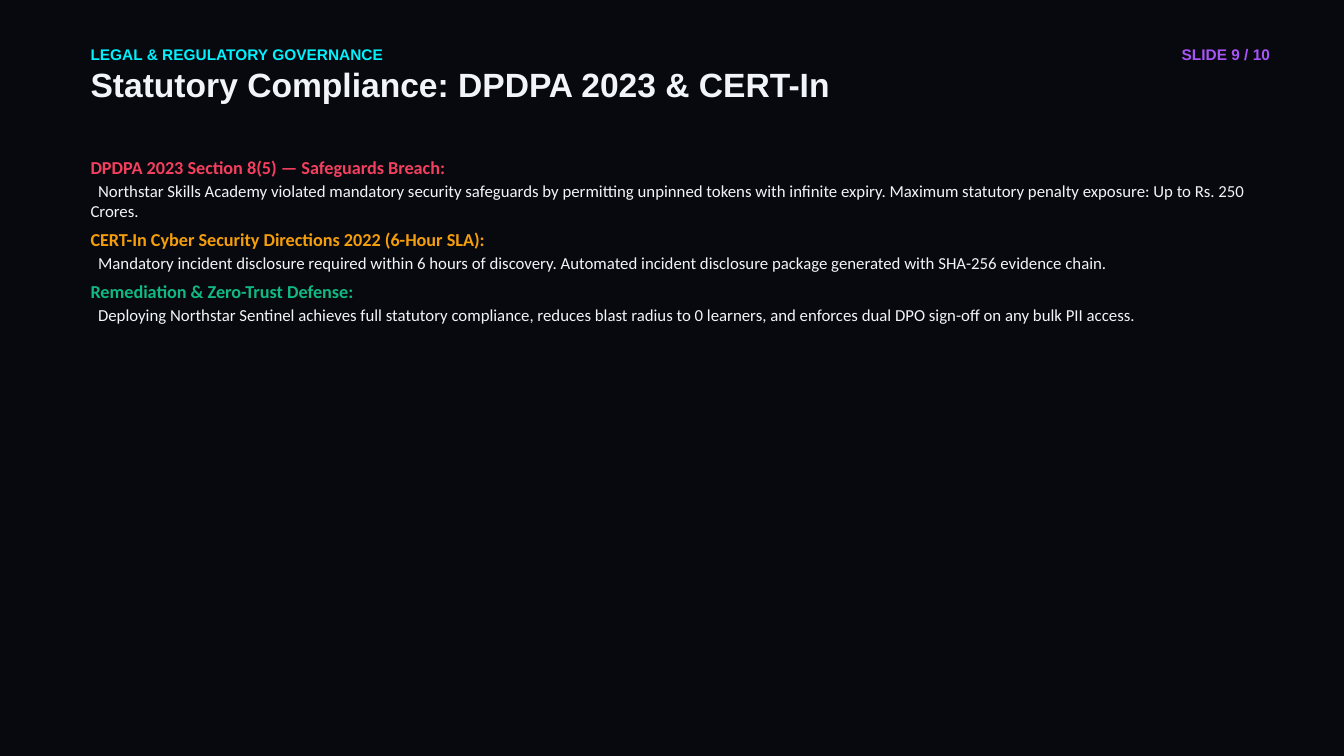
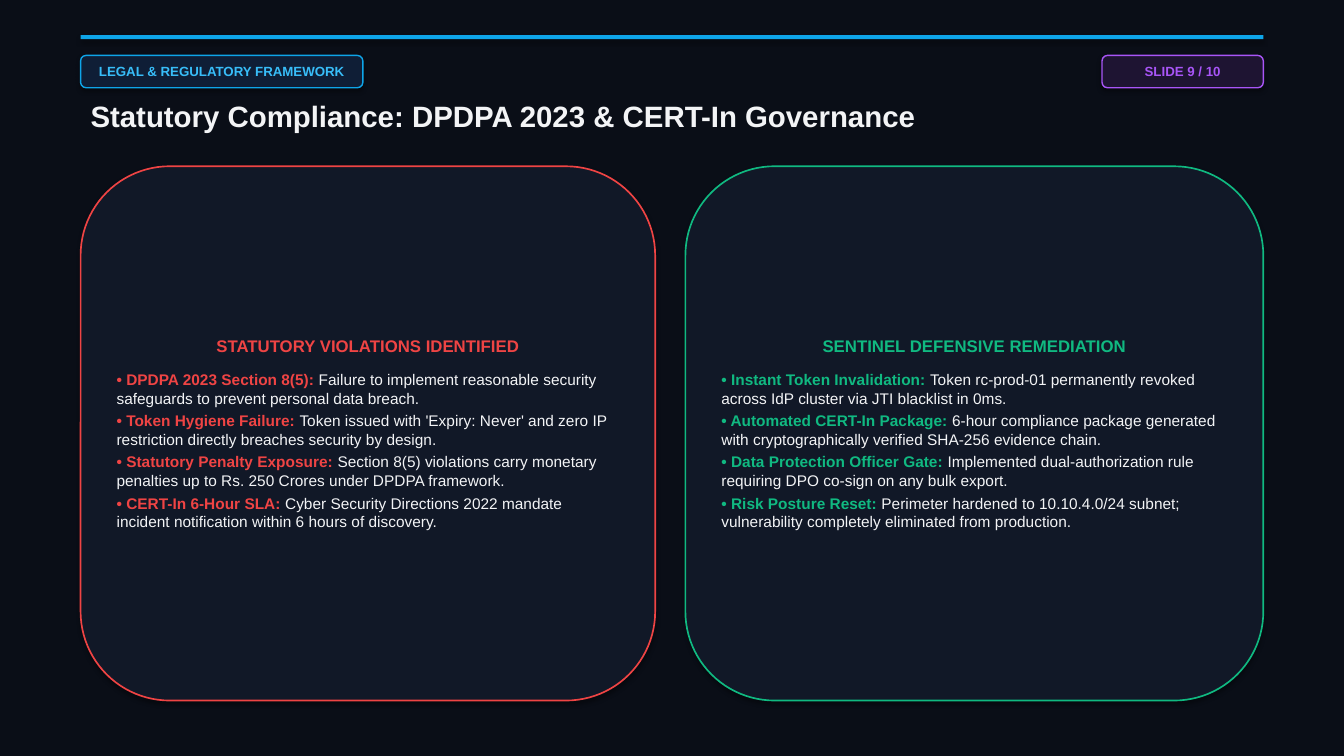
Before and after one commit to Heman-123/Northstar-Sentinel, a slide deck: slide 9 of CRIMEATHON_26_PRESENTATION_DECK.pptx. Drawn at 1344x756 pixels with LibreOffice and Linux fonts; fonts in the diff are those of the drawing. Boxes give left, top, right and bottom in pixels: in the first picture for what was removed or moved away, otherwise in the second. Text is boxed around its words. In the diff, an @@ line names an element or a change of style, - is before the commit and + after.

Commit message:
refactor: executive designer-grade 10-slide PPTX with cards, tables, and visual layout

```diff
--- a/CRIMEATHON_26_PRESENTATION_DECK.pptx
+++ b/CRIMEATHON_26_PRESENTATION_DECK.pptx
@@ background #07090E to #0A0E17 @@
@@ rectangle added at [81, 35, 1263, 39], fill #0EA5E9 @@
@@ rounded rectangle added at [81, 55, 363, 88], fill #0F1E36, outline #0EA5E9 1 pt, 9.5 pt, text #38BDF8, bold @@
+LEGAL & REGULATORY FRAMEWORK
@@ rounded rectangle "SLIDE 9 / 10": place and size @@
-rounded rectangle "SLIDE 9 / 10" at [1182, 49, 1270, 60]
+rounded rectangle "SLIDE 9 / 10" at [1102, 55, 1263, 88]
@@ rounded rectangle "SLIDE 9 / 10" at [1102, 55, 1263, 88]: size 11 to 9.5 pt; alignment right to centre; vertical alignment top to middle; fill none to #1E1432; outline none to #A855F7 1 pt; shadow on @@
@@ text at [91, 105, 915, 132]: text changed; size 24 to 21 pt; text colour #F1F5F9 to #F3F4F6 @@
-LEGAL & REGULATORY GOVERNANCE
-Statutory Compliance: DPDPA 2023 & CERT-In
+Statutory Compliance: DPDPA 2023 & CERT-In Governance
@@ rounded rectangle added at [81, 166, 655, 701], fill #111827, outline #EF4444 1.2 pt, 11 pt, text #F3F4F6 @@
+STATUTORY VIOLATIONS IDENTIFIED
+• DPDPA 2023 Section 8(5): Failure to implement reasonable security safeguards to prevent personal data breach.
+• Token Hygiene Failure: Token issued with 'Expiry: Never' and zero IP restriction directly breaches security by design.
+• Statutory Penalty Exposure: Section 8(5) violations carry monetary penalties up to Rs. 250 Crores under DPDPA framework.
+• CERT-In 6-Hour SLA: Cyber Security Directions 2022 mandate incident notification within 6 hours of discovery.
@@ text removed at [91, 160, 1244, 324] @@
-DPDPA 2023 Section 8(5) — Safeguards Breach:
-Northstar Skills Academy violated mandatory security safeguards by permitting unpinned tokens with infinite expiry. Maximum statutory penalty exposure: Up to Rs. 250 Crores.
-CERT-In Cyber Security Directions 2022 (6-Hour SLA):
-Mandatory incident disclosure required within 6 hours of discovery. Automated incident disclosure package generated with SHA-256 evidence chain.
-Remediation & Zero-Trust Defense:
-Deploying Northstar Sentinel achieves full statutory compliance, reduces blast radius to 0 learners, and enforces dual DPO sign-off on any bulk PII access.
@@ rounded rectangle added at [686, 166, 1263, 701], fill #111827, outline #10B981 1.2 pt, 11 pt, text #F3F4F6 @@
+SENTINEL DEFENSIVE REMEDIATION
+• Instant Token Invalidation: Token rc-prod-01 permanently revoked across IdP cluster via JTI blacklist in 0ms.
+• Automated CERT-In Package: 6-hour compliance package generated with cryptographically verified SHA-256 evidence chain.
+• Data Protection Officer Gate: Implemented dual-authorization rule requiring DPO co-sign on any bulk export.
+• Risk Posture Reset: Perimeter hardened to 10.10.4.0/24 subnet; vulnerability completely eliminated from production.
```
Also in this commit, not shown: 7 other slides changed, 2 slides added, 2 slides removed, 2 other files.
